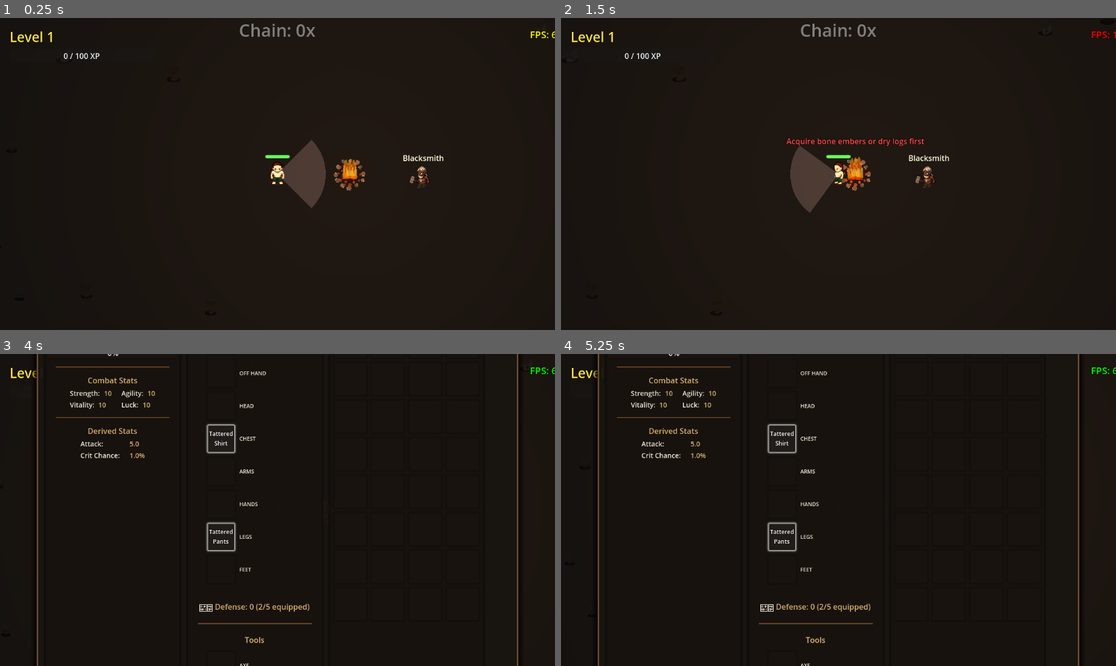
Above: before the commit, frames 1-4 (two rows, left to right).
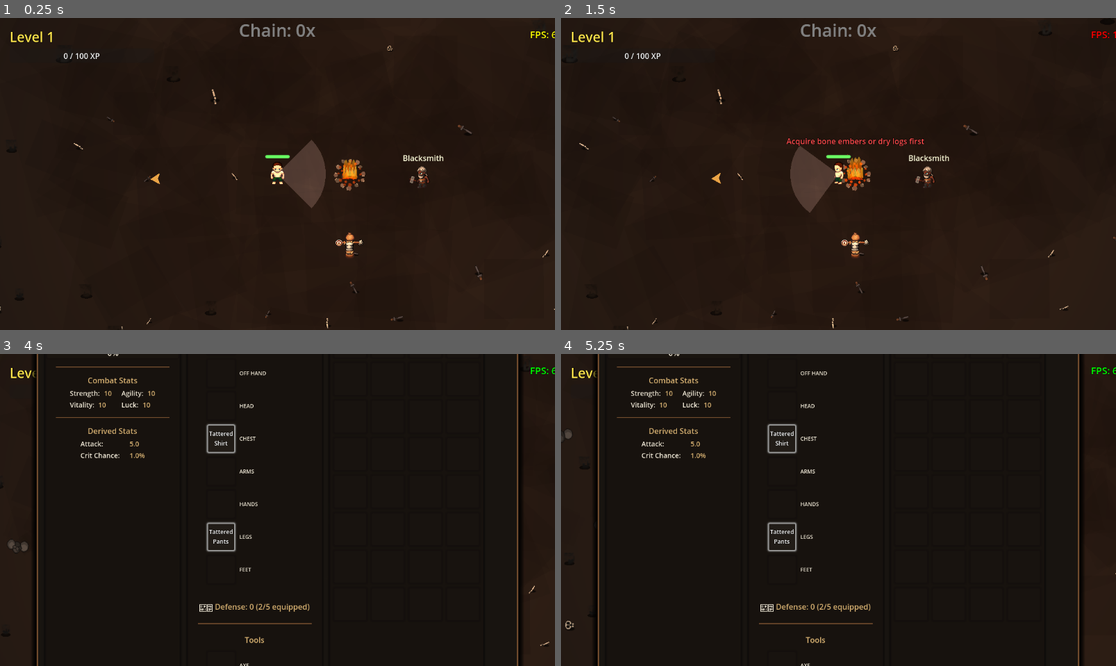
Above: after the commit, the same moments.

Repository: crimes86/godot-combat-game
Game: Godot game, scene res://main.tscn
The game is run twice, just before and just after one commit, with the same random seed, the same clock (stepped at 60 frames per second) and the same inputs. This scene is started directly instead of the project's main scene. Sound files missing from this copy of the repository are replaced by a short silence.
Inputs (mouse positions are in pixels of both pictures, inside the frame that each line leads up to):
- Up to frame 1 (0.25 s): no input
- Up to frame 2 (1.5 s): tap Enter at 0.5 s; move the mouse to (960, 158) at 0.52 s; hold D (move_right) 0.53-1.25 s; hold F 0.53-1.25 s; click (960, 158) at 0.67 s; drag from (727, 189) to (855, 174) at 1.27 s
- Up to frame 3 (4 s): move the mouse to (333, 441) at 2.02 s; hold D (move_right) 2.03-2.75 s; tap C at 2.1 s; tap Space at 2.75 s; drag from (249, 572) to (366, 510) at 2.77 s; move the mouse to (444, 556) at 3.52 s; hold A (move_left) from 3.53 s (still down); tap G at 3.6 s
- Up to frame 4 (5.25 s): release A (move_left) at 4.25 s; drag from (672, 463) to (838, 510) at 4.27 s; tap Enter at 5 s; move the mouse to (866, 510) at 5.02 s; hold S (move_down) from 5.03 s (still down); hold F from 5.03 s (still down); click (866, 510) at 5.17 s

The runs differ from the first frame. In frame 1, 0.3% of the frame differs, in the area x 0-100%, y 2-100%; in frame 2, 0.3%, in the area x 3-100%, y 2-100%; in frame 3, 0.1%; in frame 4, less than 0.1%.
Error before the commit: Parse Error: Could not preload resource file "res://scenes/networking/NetworkPlayer.tscn". (res://scripts/game_world.gd:6)

Commit message:
Fix NetworkPlayer.tscn scene format and remove unused preload
- Fixed sub_resource ordering in NetworkPlayer.tscn
- Removed unused NETWORK_PLAYER_SCENE preload from game_world.gd
- Using regular player.tscn for multiplayer spawning

Diff:
--- a/scenes/networking/NetworkPlayer.tscn
+++ b/scenes/networking/NetworkPlayer.tscn
@@ -1,6 +1,11 @@
-[gd_scene load_steps=2 format=3 uid="uid://bnetwork123"]
+[gd_scene load_steps=3 format=3 uid="uid://bnetwork123"]
 
 [ext_resource type="Script" path="res://scripts/networking/NetworkPlayer.gd" id="1_net"]
+
+[sub_resource type="SceneReplicationConfig" id="SceneReplicationConfig_1"]
+properties/0/path = NodePath(".:position")
+properties/0/spawn = true
+properties/0/sync = true
 
 [node name="NetworkPlayer" type="Node2D"]
 script = ExtResource("1_net")
@@ -8,8 +13,3 @@
 [node name="MultiplayerSynchronizer" type="MultiplayerSynchronizer" parent="."]
 replication_interval = 0.05
 replication_config = SubResource("SceneReplicationConfig_1")
-
-[sub_resource type="SceneReplicationConfig" id="SceneReplicationConfig_1"]
-properties/0/path = NodePath(".:position")
-properties/0/spawn = true
-properties/0/sync = true
--- a/scripts/game_world.gd
+++ b/scripts/game_world.gd
@@ -3,10 +3,10 @@
 
 const ENEMY_SCENE = preload("res://scenes/enemies/enemy.tscn")
 const ChunkBasedPropSystem = preload("res://scripts/systems/ChunkBasedPropSystem.gd")
-const NETWORK_PLAYER_SCENE = preload("res://scenes/networking/NetworkPlayer.tscn")
+# NetworkPlayer scene not needed - using regular player.tscn
 
 # Multiplayer variables
-var players = {}  # Dictionary of player_id: NetworkPlayer node
+var players = {}  # Dictionary of player_id: Player node
 var local_player = null
 
 # Multiplayer-ready spawn manager
